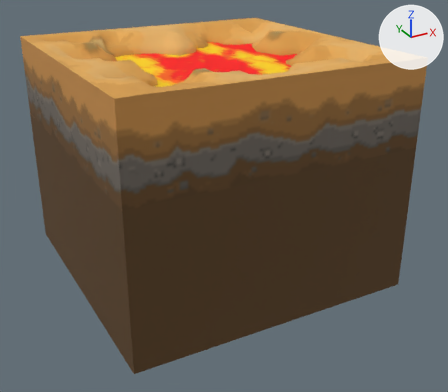
The FBX model Assets/Art/3DModels/Modulo_vacio.FBX: old version first, new version second.
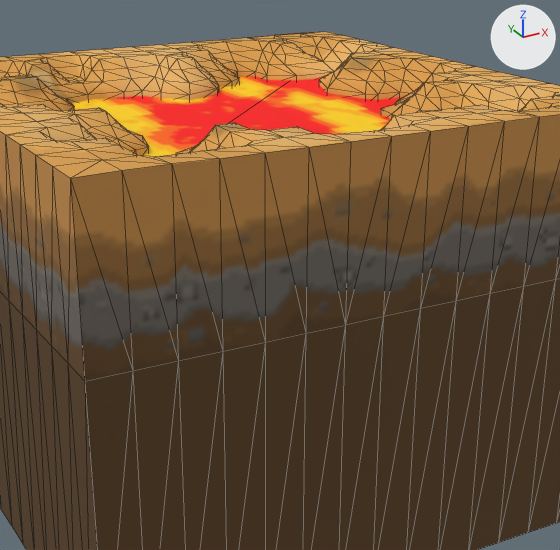
Each version appears first whole from a 50 mm lens placed at (-0.96, -1.868, 0.374), pointed at (0.026, -0.075, -0.522), and next in a close-up on the part from 17% to 86% of the width and 0% to 78% of the height. The lights are fixed; the arrows at upper right show +X, +Y and +Z. The close-ups show mesh edges as thin lines. Where no turn or scale is listed for an object, it has been applied to the vertices.

In view in the first close-up: 'Modulo vacio002'.
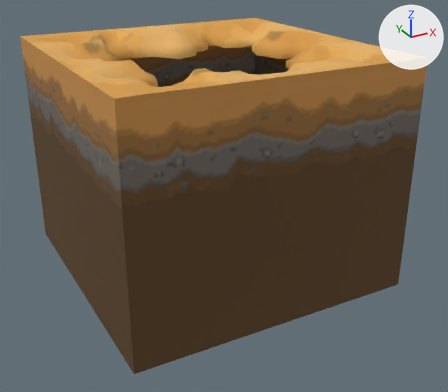
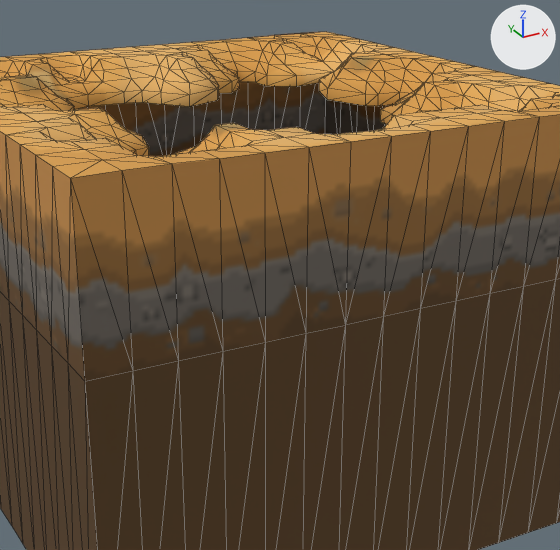
Where the change shows, as pixel boxes (x1, y1, x2, y2) in the close-ups (560 x 550 px):
part 1 of me_mesh, deleted
    before: (71, 76, 401, 157)

Patch to the scene script:
```diff
--- a/Assets/Art/3DModels/Modulo_vacio.FBX.py
+++ b/Assets/Art/3DModels/Modulo_vacio.FBX.py
@@ me_mesh @@
 me_mesh.from_pydata(...)  # 650 vertices, 1160 faces; spans x -0.5..0.5, y -0.5..0.5, z -0.802..0.001
 # used by ob_modulo_vacio002; location = (0.0, 0.0, 0.0)
+# me_mesh part 1: the loose piece of 4 vertices spanning x -0.459..0.436, y -0.46..0.458, z -0.068 is deleted
 me_mesh.materials.append(mat_material__46)
```
